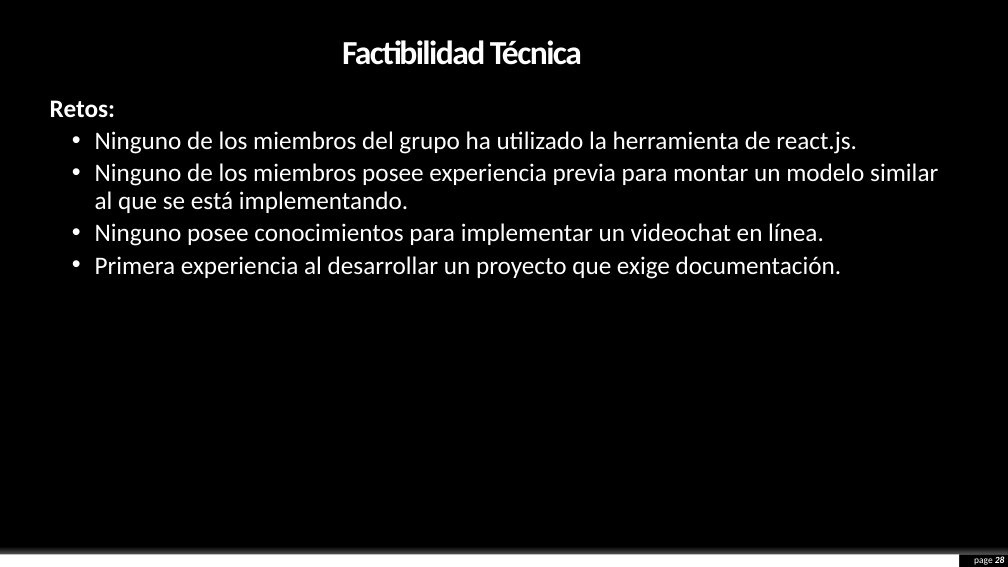
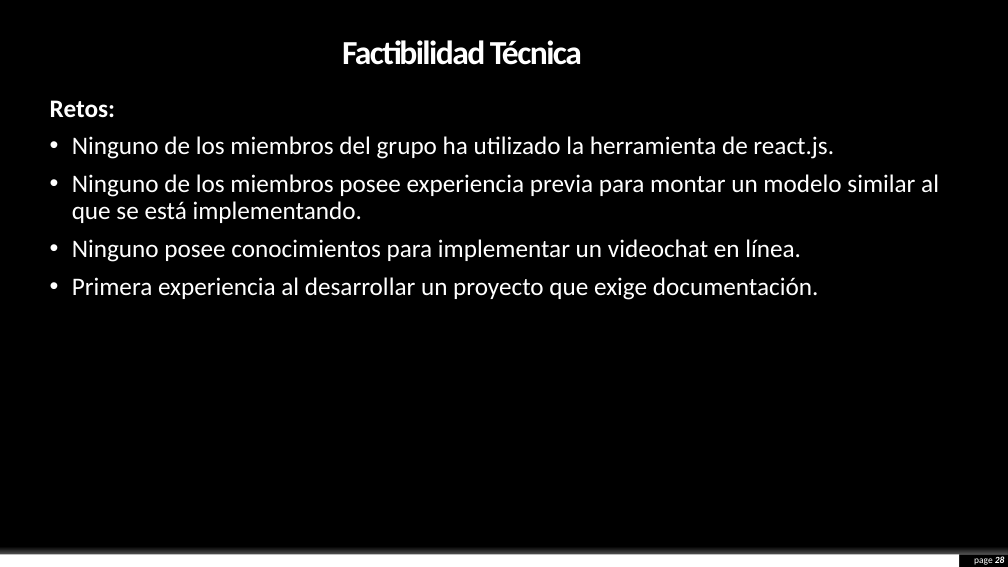
Before and after one commit to KevinHern/ingsoft, a slide deck: slide 28 of Docs/Presentacion_Final/final.pptx. Drawn at 1008x567 pixels with LibreOffice and Linux fonts; fonts in the diff are those of the drawing; background and template pictures are left out. Boxes give left, top, right and bottom in pixels: in the first picture for what was removed or moved away, otherwise in the second. Text is boxed around its words. In the diff, an @@ line names an element or a change of style, - is before the commit and + after.

Commit message:
Update

```diff
--- a/Docs/Presentacion_Final/final.pptx
+++ b/Docs/Presentacion_Final/final.pptx
@@ text at [72, 136, 939, 300]: list level 2 to 1 in "Ninguno de los miembros del ..."; list level 2 to 1 in "Ninguno de los miembros posee ..."; list level 2 to 1 in "Ninguno posee conocimientos para implementar ..."; list level 2 to 1 in "Primera experiencia al desarrollar un ..." @@
```
Also in this commit, not shown: 15 other slides changed, 3 slides added.
